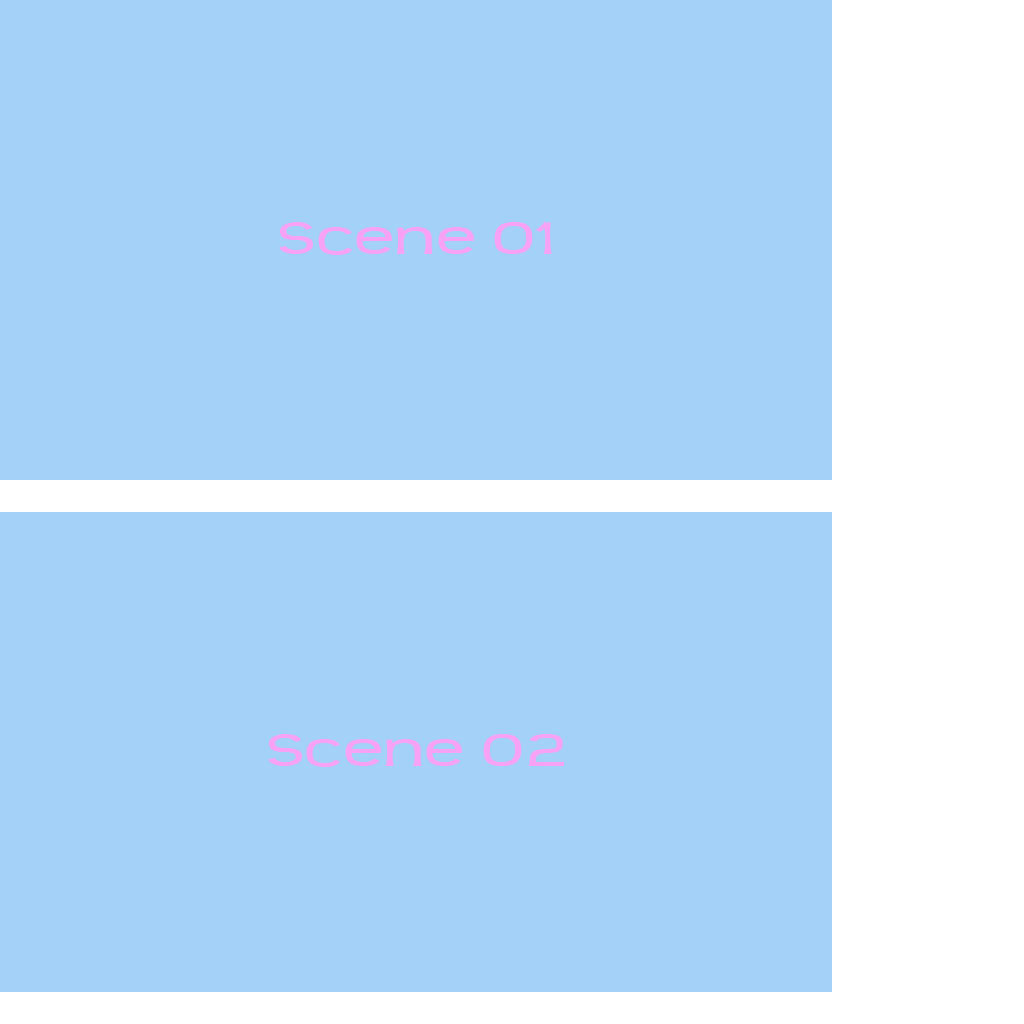
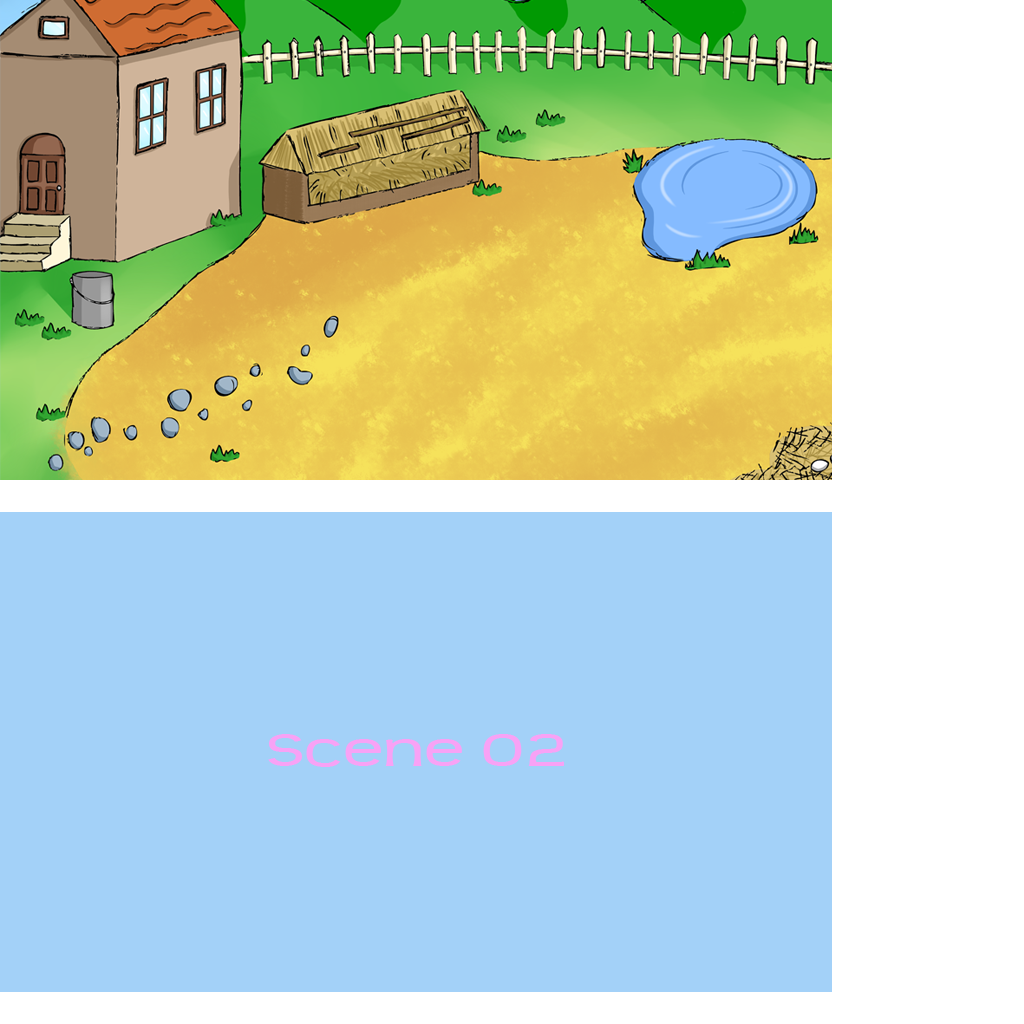
The second 1024 × 1024 image is a revision of the first. Changes to its layers:
added layer "Layer 2" above "Layer 1" over [0, 0, 832, 480]
